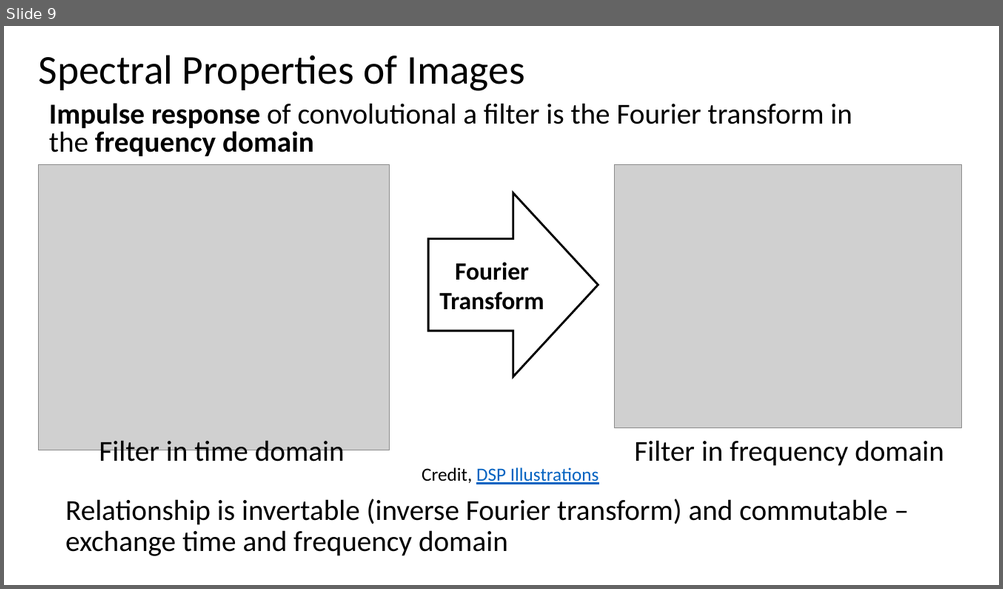
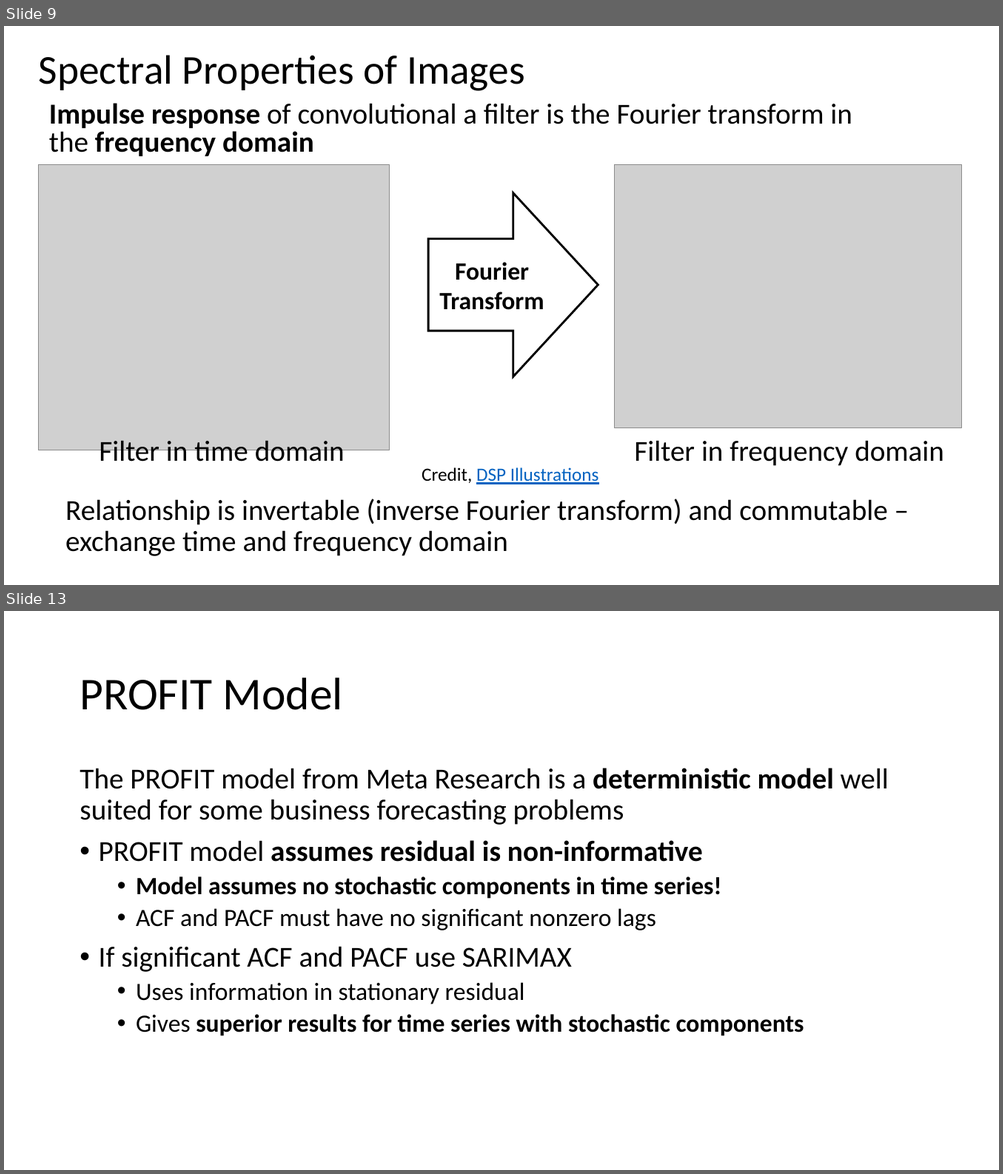
Before and after one commit to StephenElston/CSCI-E-83, a slide deck: LectureSlides/MessyTimeSeries.pptx. Shown one above the other, each under a label of ours: slide 9 before the commit, slides 9 and 13 after it; the slides between them are not shown. The pictures are 1003x589 and 1003x1174 pixels, drawn with LibreOffice and Linux fonts; fonts in the diff are those of the drawing; grey boxes stand for pictures. Boxes give left, top, right and bottom in pixels: in the first picture for what was removed or moved away, otherwise in the second. Text is boxed around its words. In the diff, an @@ line names an element or a change of style, - is before the commit and + after.

```diff
--- a/LectureSlides/MessyTimeSeries.pptx
+++ b/LectureSlides/MessyTimeSeries.pptx
@@ slide 13 added at bbox=[4, 611, 999, 1170], background #FFFFFF @@
@@ title added at bbox=[79, 678, 343, 710], 44 pt, text #000000 @@
+PROFIT Model
@@ text added at bbox=[79, 768, 888, 1037], 24 pt, text #000000 @@
+The PROFIT model from Meta Research is a deterministic model well suited for some business forecasting problems
+• PROFIT model assumes residual is non-informative
+  • Model assumes no stochastic components in time series!
+  • ACF and PACF must have no significant nonzero lags
+• If significant ACF and PACF use SARIMAX
+  • Uses information in stationary residual
+  • Gives superior results for time series with stochastic components
```
Also in this commit, not shown: 3 other slides added, 2 other files.
